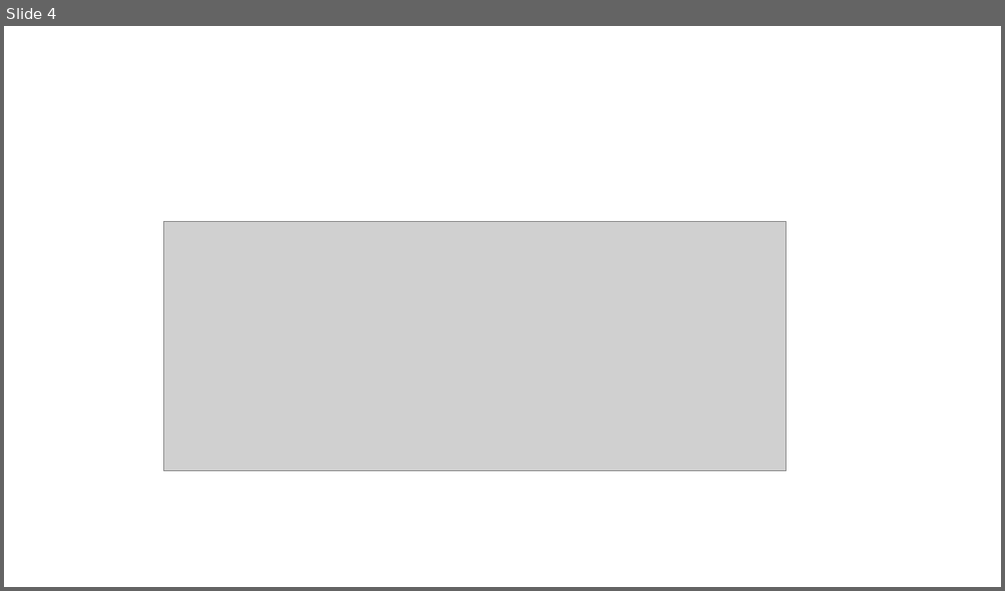
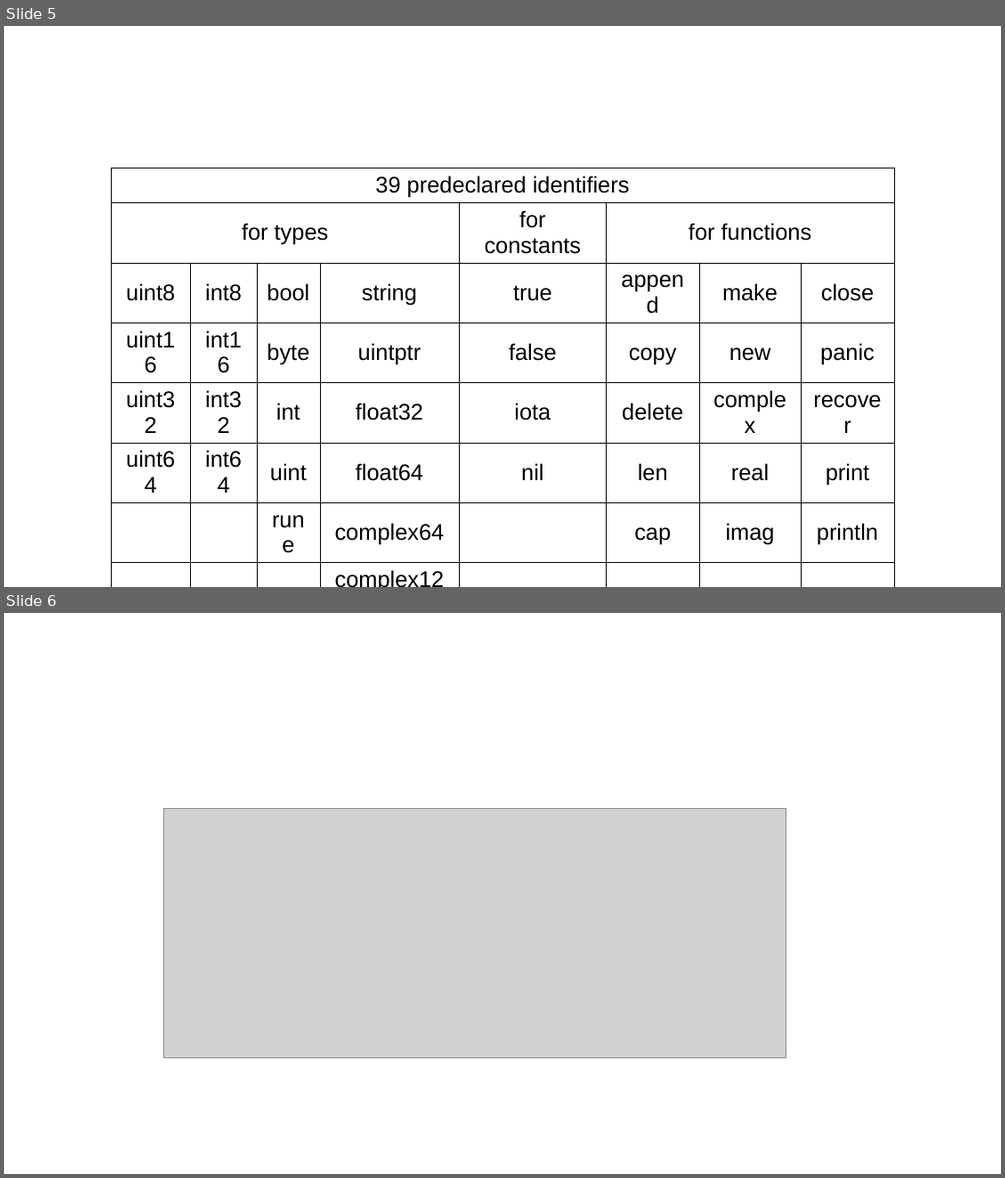
Before and after one commit to oneleo/golang-cht, a slide deck: images/images.odp. Shown one above the other, each under a label of ours: slide 4 before the commit, slides 5 and 6 after it. The pictures are 1005x591 and 1005x1178 pixels, drawn with LibreOffice and Linux fonts; fonts in the diff are those of the drawing; grey boxes stand for pictures. Boxes give left, top, right and bottom in pixels: in the first picture for what was removed or moved away, otherwise in the second. Text is boxed around its words. In the diff, an @@ line names an element or a change of style, - is before the commit and + after.

```diff
--- a/images/images.odp
+++ b/images/images.odp
@@ slide 5 added at [4,26,1001,587], background #FFFFFF @@
@@ table added at [111,168,896,548], 8 rows, 8 columns @@
+39 predeclared identifiers |  |  |  |  |  |  | 
+for types |  |  |  | for constants | for functions |  | 
+uint8 | int8 | bool | string | true | append | make | close
+uint16 | int16 | byte | uintptr | false | copy | new | panic
+uint32 | int32 | int | float32 | iota | delete | complex | recover
+uint64 | int64 | uint | float64 | nil | len | real | print
+ |  | rune | complex64 |  | cap | imag | println
+ |  |  | complex128 |  |  |  | error
@@ what was slide 4 is now slide 6 @@
```
Also in this commit, not shown: 1 other slide added.
